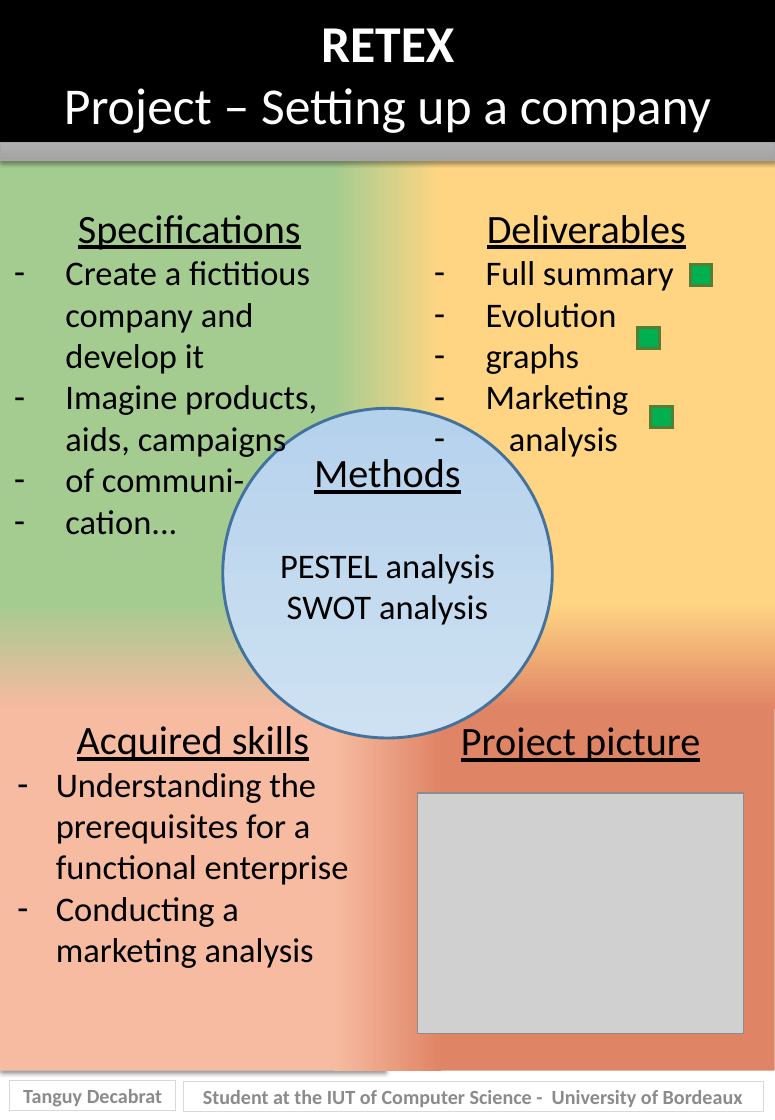
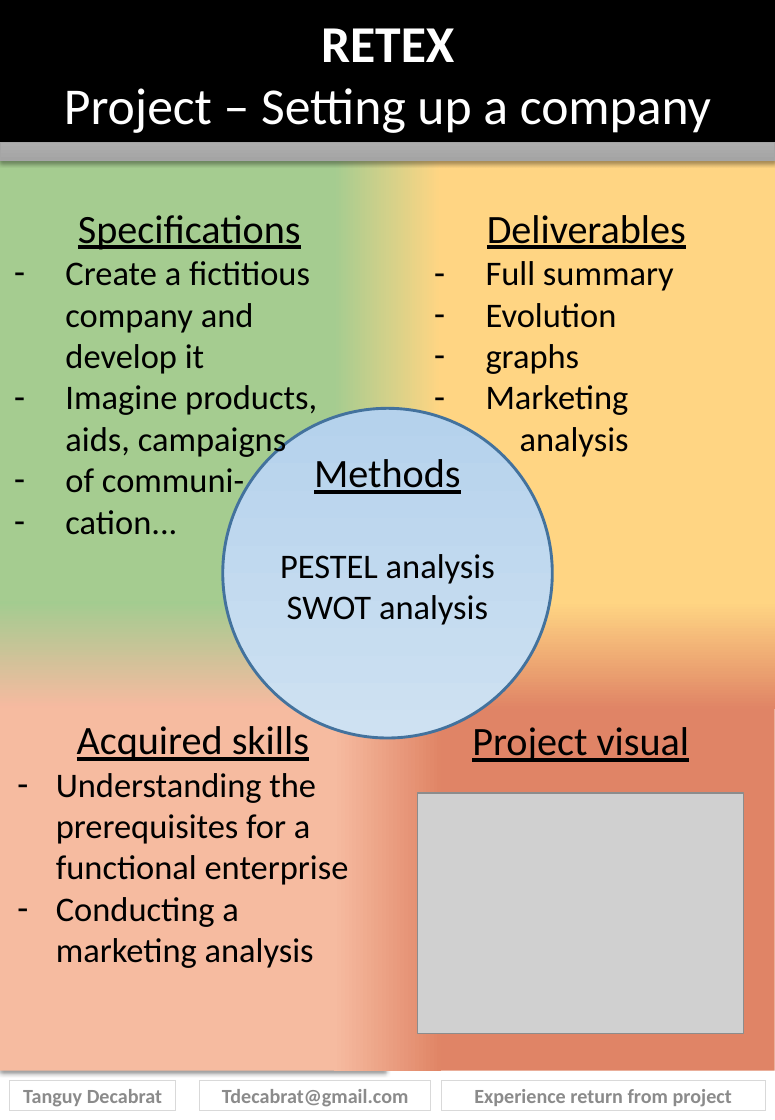
Before and after one commit to TDecabrat/TDecabrat.github.io, a slide deck: slide 20 of assets/Tanguy_Decabrat_S2C_RETEX_PONG.pptx (slide 19 before the commit). Drawn at 775x1120 pixels with LibreOffice and Linux fonts; fonts in the diff are those of the drawing; grey boxes stand for pictures. Boxes give left, top, right and bottom in pixels: in the first picture for what was removed or moved away, otherwise in the second. Text is boxed around its words. In the diff, an @@ line names an element or a change of style, - is before the commit and + after.

Commit message:
Updated all retexes, modified picture & removed all retex download option

```diff
--- a/assets/Tanguy_Decabrat_S2C_RETEX_PONG.pptx
+++ b/assets/Tanguy_Decabrat_S2C_RETEX_PONG.pptx
@@ rectangle removed at bbox=[690, 265, 712, 285] @@
@@ rectangle removed at bbox=[638, 327, 659, 347] @@
@@ rectangle removed at bbox=[651, 406, 673, 427] @@
@@ text at bbox=[520, 427, 629, 457]: bullet - to none @@
@@ text at bbox=[472, 727, 690, 762]: text changed @@
-Project picture
+Project visual
@@ rectangle removed at bbox=[183, 1081, 763, 1111] @@
-Student at the IUT of Computer Science - University of Bordeaux
@@ rectangle added at bbox=[199, 1080, 431, 1110], outline #D9D9D9 0 pt, 14 pt, text #8B8B8B, bold @@
+Tdecabrat@gmail.com
@@ rectangle added at bbox=[441, 1080, 766, 1110], outline #D9D9D9 0 pt, 14 pt, text #8B8B8B, bold @@
+Experience return from project
```
Also in this commit, not shown: 25 other slides changed, 2 slides added, 36 other files.
